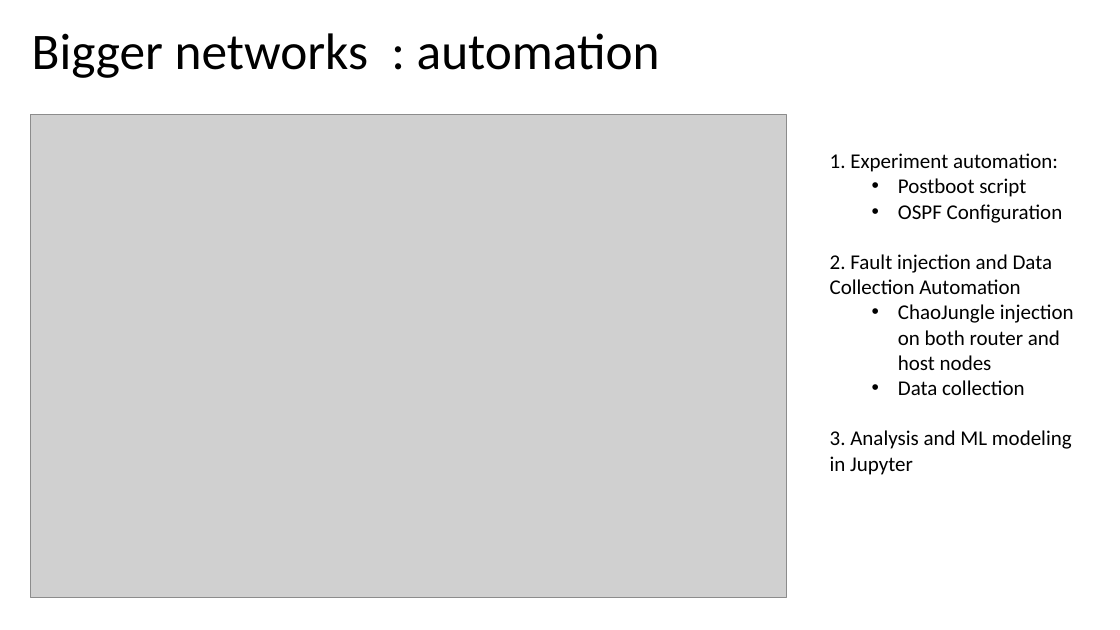
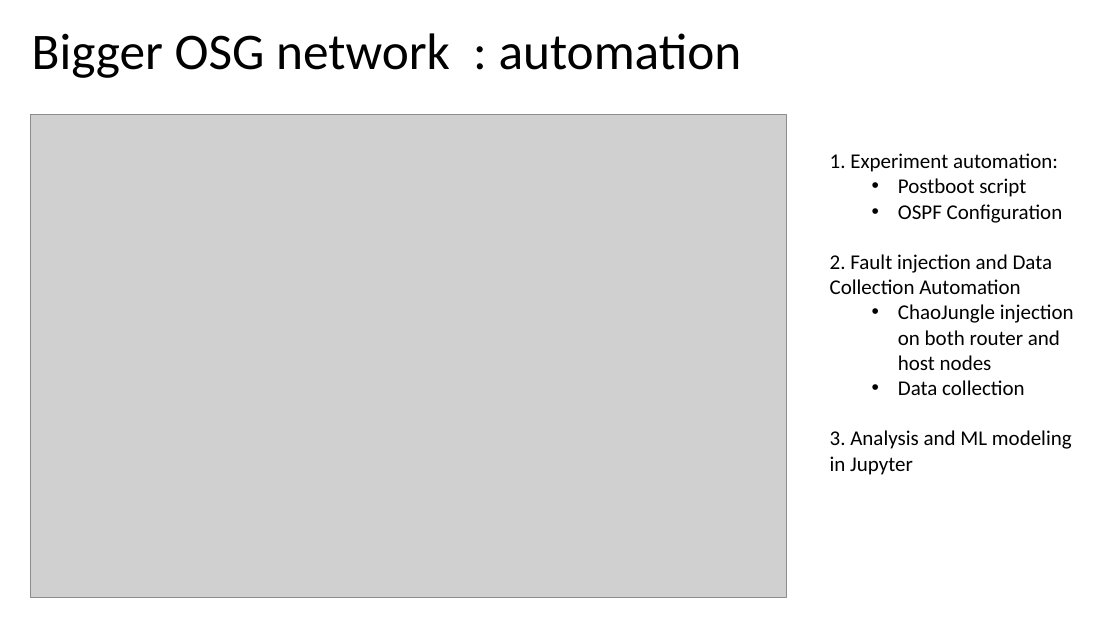
Before and after one commit to RENCI-NRIG/IRIS, a slide deck: slide 12 of doc/presentation/ml-final.pptx (slide 8 before the commit). Drawn at 1120x630 pixels with LibreOffice and Linux fonts; fonts in the diff are those of the drawing; grey boxes stand for pictures. Boxes give left, top, right and bottom in pixels: in the first picture for what was removed or moved away, otherwise in the second. Text is boxed around its words. In the diff, an @@ line names an element or a change of style, - is before the commit and + after.

```diff
--- a/doc/presentation/ml-final.pptx
+++ b/doc/presentation/ml-final.pptx
@@ title at (32,33,742,78): text changed @@
-Bigger networks : automation
+Bigger OSG network : automation
```
Also in this commit, not shown: 5 other slides changed, 5 slides added, 1 slide removed, 9 other files.
